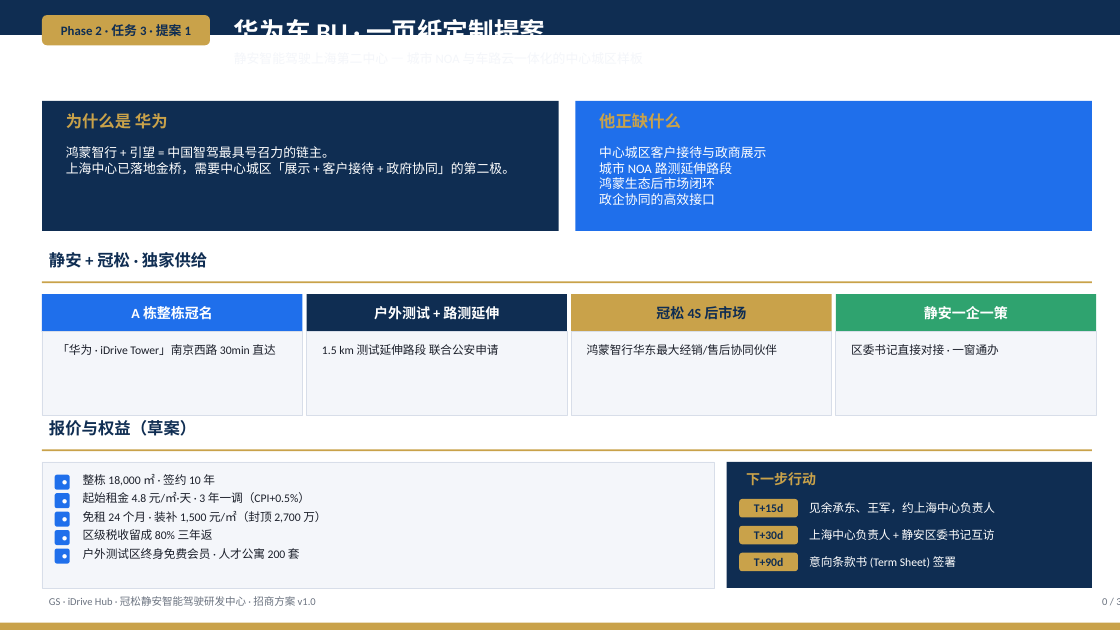
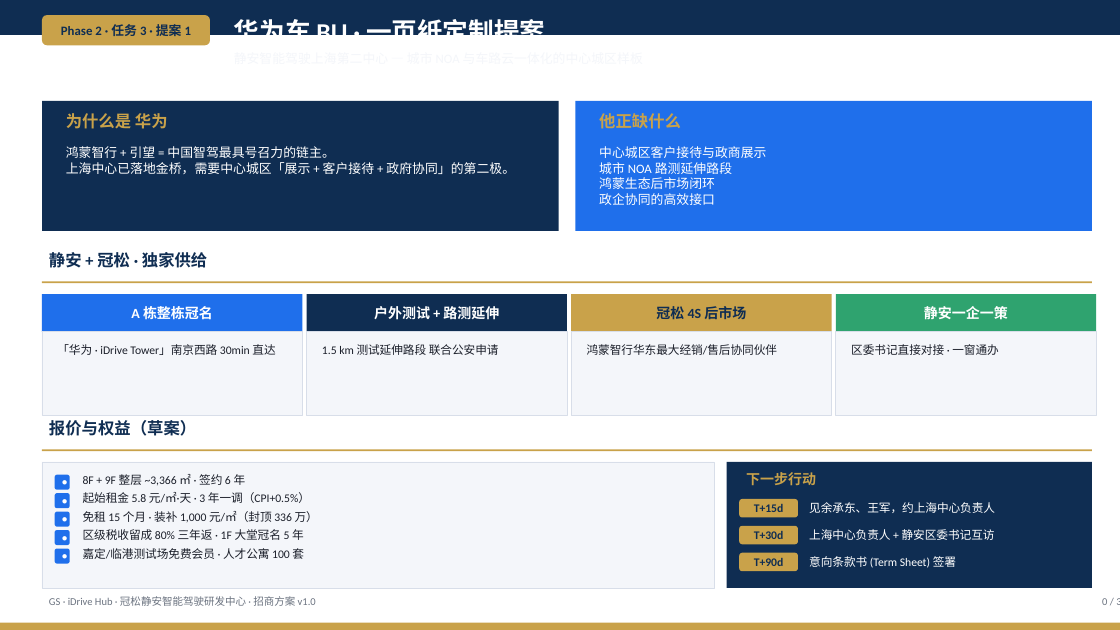
Before and after one commit to hujigang2010-maker/AIDEN, a slide deck: slide 15 of docs/deck/GS-iDrive-Hub-招商方案.pptx. Drawn at 1120x630 pixels with LibreOffice and Linux fonts; fonts in the diff are those of the drawing. Boxes give left, top, right and bottom in pixels: in the first picture for what was removed or moved away, otherwise in the second. Text is boxed around its words. In the diff, an @@ line names an element or a change of style, - is before the commit and + after.

```diff
--- a/docs/deck/GS-iDrive-Hub-招商方案.pptx
+++ b/docs/deck/GS-iDrive-Hub-招商方案.pptx
@@ text at (83,474,246,485): text changed @@
-整栋 18,000 ㎡ · 签约 10 年
+8F + 9F 整层 ~3,366 ㎡ · 签约 6 年
@@ text at (83,492,310,503): text changed @@
-起始租金 4.8 元/㎡·天 · 3 年一调（CPI+0.5%）
+起始租金 5.8 元/㎡·天 · 3 年一调（CPI+0.5%）
@@ text at (83,511,318,522): text changed @@
-免租 24 个月 · 装补 1,500 元/㎡（封顶 2,700 万）
+免租 15 个月 · 装补 1,000 元/㎡（封顶 336 万）
@@ text at (83,529,304,540): text changed @@
-区级税收留成 80% 三年返
+区级税收留成 80% 三年返 · 1F 大堂冠名 5 年
@@ text at (83,548,304,559): text changed @@
-户外测试区终身免费会员 · 人才公寓 200 套
+嘉定/临港测试场免费会员 · 人才公寓 100 套
```
Also in this commit, not shown: 15 other slides changed, 2 slides added, 2 slides removed, 6 other files.
